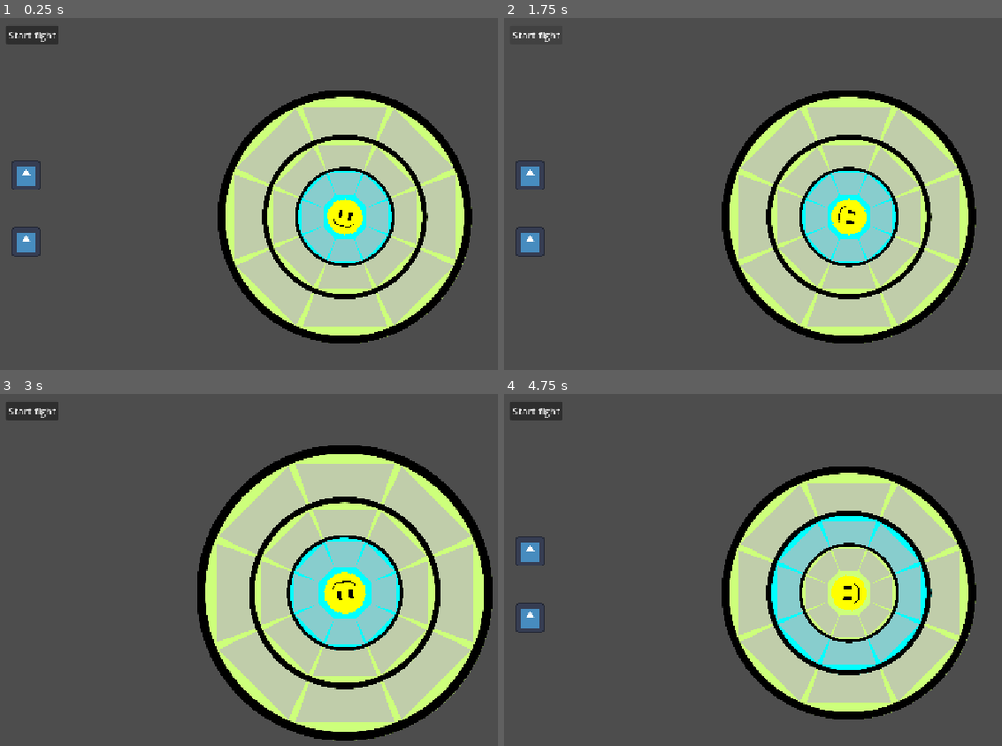
Above: before the commit, frames 1-4 (two rows, left to right).
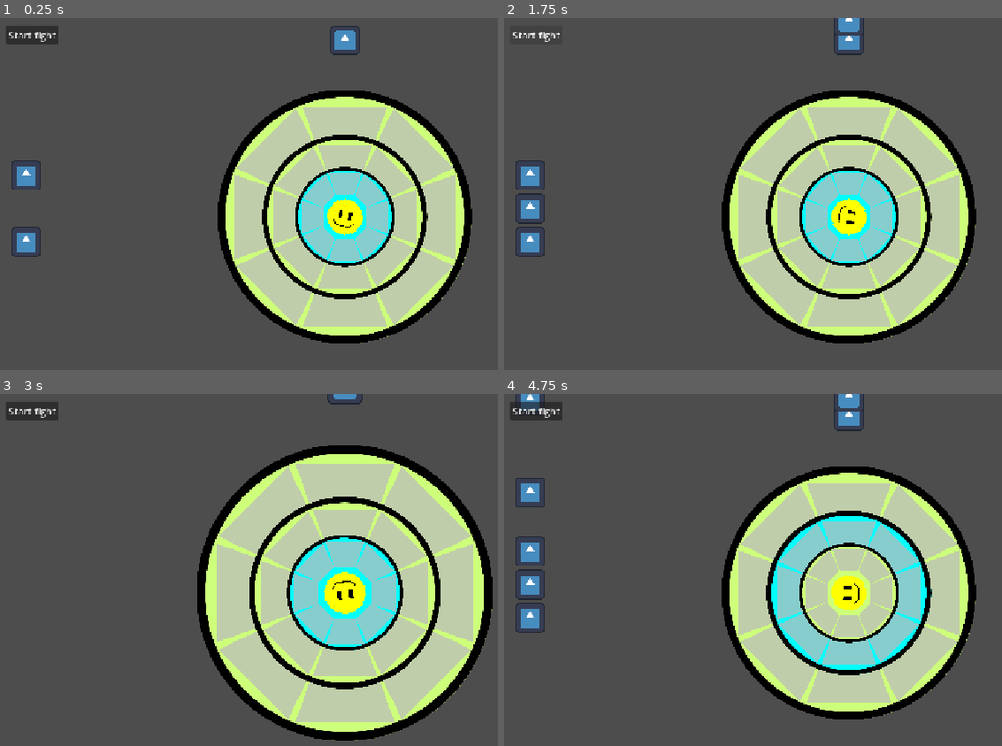
Above: after the commit, the same moments.

Repository: Xrainer101/around-the-bend
Game: Godot game, scene res://scenes/arena.tscn
Same seed, same stepped clock (60 frames per second), same inputs: the game is played once before the commit and once after it. The engine's default icon, where the game draws it, is replaced by a stand-in: a white triangle on a blue panel in a dark square.
Inputs (mouse positions are in pixels of both pictures, inside the frame that each line leads up to):
- Up to frame 1 (0.25 s): no input
- Up to frame 2 (1.75 s): click "Start fight" at 0.5 s; click "Start fight" at 1.25 s
- Up to frame 3 (3 s): move the mouse to (343, 496) at 2.02 s; press the mouse at (343, 496) at 2.03 s; hold D (rotate_right) 2.03-2.78 s; move the mouse to (413, 524) at 2.77 s; release the mouse at (413, 524) at 2.78 s; hold S (ring_down) from 2.78 s (still down); tap Mouse wheel up (zoom_in) at 2.85 s
- Up to frame 4 (4.75 s): tap Enter at 3.5 s; move the mouse to (962, 594) at 3.52 s; release S (ring_down) at 3.53 s; hold D (rotate_right) 3.53-4.28 s; hold Mouse wheel down (zoom_out) 3.53-4.28 s; move the mouse to (917, 661) at 4.27 s; hold W (ring_up) from 4.28 s (still down); click (917, 661) at 4.35 s

The runs differ from the first frame. In frame 1, 0.3% of the frame differs, in the area x 66-73%, y 2-11%; in frame 2, 0.7%; in frame 3, 0.1%; in frame 4, 1.1%, in the area x 2-73%, y 0-59%.

Commit message:
The shooting
title

Diff:
--- a/scenes/arena.tscn
+++ b/scenes/arena.tscn
@@ -7,6 +7,7 @@
 [ext_resource type="PackedScene" uid="uid://lxqiwbsdbbup" path="res://scenes/turrets/base_turret.tscn" id="5_7ft05"]
 [ext_resource type="Script" uid="uid://b7dx8uqr00dm6" path="res://scripts/start_fight_button.gd" id="6_4ag8t"]
 [ext_resource type="PackedScene" uid="uid://b1m5bm6plm3bh" path="res://scenes/turrets/base_shooting_turret.tscn" id="6_dpxgc"]
+[ext_resource type="PackedScene" uid="uid://cussdocwr6j46" path="res://scenes/base_enemy.tscn" id="8_oexds"]
 
 [node name="Arena" type="Node2D" unique_id=837838389]
 
@@ -46,4 +47,9 @@
 "
 script = ExtResource("6_4ag8t")
 
+[node name="Enemies" type="Node" parent="." unique_id=954252245]
+
+[node name="BaseEnemy" parent="Enemies" unique_id=1934793196 instance=ExtResource("8_oexds")]
+position = Vector2(0, -192)
+
 [connection signal="button_down" from="CanvasLayer/StartFightButton" to="CanvasLayer/StartFightButton" method="_on_button_down"]
--- /dev/null
+++ b/scenes/base_enemy.tscn
@@ -0,0 +1,28 @@
+[gd_scene format=3 uid="uid://cussdocwr6j46"]
+
+[ext_resource type="Texture2D" uid="uid://cj2elhhss0ti1" path="res://icon.svg" id="1_kegi0"]
+[ext_resource type="PackedScene" uid="uid://bonfeboeyasmh" path="res://scenes/components/health_component.tscn" id="2_64ljx"]
+[ext_resource type="PackedScene" uid="uid://b4i32yobvv2tf" path="res://scenes/components/hit_box_component.tscn" id="3_tonni"]
+[ext_resource type="PackedScene" uid="uid://7you2br3h6sl" path="res://scenes/components/attack_component.tscn" id="4_j4o54"]
+
+[sub_resource type="RectangleShape2D" id="RectangleShape2D_ab64n"]
+size = Vector2(30, 30)
+
+[node name="BaseEnemy" type="Node2D" unique_id=1934793196]
+
+[node name="Sprite2D" type="Sprite2D" parent="." unique_id=75049344]
+scale = Vector2(0.25, 0.25)
+texture = ExtResource("1_kegi0")
+
+[node name="HealthComponent" parent="." unique_id=1781517748 instance=ExtResource("2_64ljx")]
+max_health = 5
+
+[node name="HitBoxComponent" parent="." unique_id=1149855668 node_paths=PackedStringArray("health_component") instance=ExtResource("3_tonni")]
+health_component = NodePath("../HealthComponent")
+team = 1
+
+[node name="CollisionShape2D" type="CollisionShape2D" parent="HitBoxComponent" unique_id=1611327329]
+shape = SubResource("RectangleShape2D_ab64n")
+
+[node name="AttackComponent" parent="." unique_id=740832603 instance=ExtResource("4_j4o54")]
+team = 1
--- a/scenes/components/attack_component.tscn
+++ b/scenes/components/attack_component.tscn
@@ -1,6 +1,8 @@
 [gd_scene format=3 uid="uid://7you2br3h6sl"]
 
 [ext_resource type="Script" uid="uid://sbcqyy6tdckg" path="res://scripts/components/attack_component.gd" id="1_svtj4"]
+[ext_resource type="PackedScene" uid="uid://drnqc6mrcoxsl" path="res://scenes/projectiles/base_projectile.tscn" id="2_g34tn"]
 
 [node name="AttackComponent" type="Node2D" unique_id=740832603]
 script = ExtResource("1_svtj4")
+projectile = ExtResource("2_g34tn")
--- a/scenes/components/hit_box_component.tscn
+++ b/scenes/components/hit_box_component.tscn
@@ -4,3 +4,5 @@
 
 [node name="HitBoxComponent" type="Area2D" unique_id=1149855668]
 script = ExtResource("1_ofe5w")
+
+[connection signal="area_entered" from="." to="." method="_on_area_entered"]
--- a/scenes/projectiles/base_projectile.tscn
+++ b/scenes/projectiles/base_projectile.tscn
@@ -4,23 +4,18 @@
 [ext_resource type="Texture2D" uid="uid://cj2elhhss0ti1" path="res://icon.svg" id="2_msk2k"]
 
 [sub_resource type="RectangleShape2D" id="RectangleShape2D_ab64n"]
-size = Vector2(128, 128)
+size = Vector2(30, 30)
 
 [node name="BaseProjectile" type="Area2D" unique_id=1527939328]
 z_index = 5
 script = ExtResource("1_kg56o")
 
-[node name="LifeTimer" type="Timer" parent="." unique_id=658389198]
-wait_time = 2.0
-one_shot = true
-
 [node name="HitSound" type="AudioStreamPlayer2D" parent="." unique_id=1759267394]
 
 [node name="Sprite2D" type="Sprite2D" parent="." unique_id=1852683171]
+scale = Vector2(0.25, 0.25)
 texture = ExtResource("2_msk2k")
 
 [node name="CollisionShape2D" type="CollisionShape2D" parent="." unique_id=997901146]
 shape = SubResource("RectangleShape2D_ab64n")
 debug_color = Color(0.9999997, 0.011760003, 0.052573964, 0.41960785)
-
-[connection signal="timeout" from="LifeTimer" to="." method="_on_timer_timeout"]
--- a/scripts/components/attack_component.gd
+++ b/scripts/components/attack_component.gd
@@ -6,25 +6,34 @@
 @export var fire_rate : float = 1
 ## How many projectiles to shoot in one shot
 @export var multi_shot : int = 1
-## Spread of multishot projectiles
-@export var proj_spread_angle : float = 5
+## Spread of multishot projectiles (0 means projectiles fly straight)
+@export var proj_spread_angle : float = 0
 ## How many projectiles to burst fire (Example: Repeater burst fires 2 peas)
-@export var burst_fire_rate : int = 1
+@export var burst_fire : int = 1
+## Time in between burst_fire shots
+@export var burst_fire_rate : float = 0.1
 ## Sound that plays on every attack
 @export var attack_sound : AudioStreamPlayer2D
 ## Size of projectile pool
 @export var pool_size : int = 10
+## What team the projectile is on
+@export var team : GameManager.Team
+
 var fire_timer : float = 0
 
-
 var bullet_pool : Array[Projectile] = []
+var bullet_index : int = 0
 
 # Called when the node enters the scene tree for the first time.
 func _ready() -> void:
-	# for i in pool_size:
-		# var p : Projectile = projectile.instantiate()
-		# bullet_pool.append(p)
-		# p.reset_projectile()
+	for i in pool_size:
+		var p : Projectile = projectile.instantiate()
+		p.attack_component = self
+		p.team = p.attack_component.team
+		p.top_level = true
+		add_child(p)
+		bullet_pool.append(p)
+		p.reset_projectile()
 	pass
 
 # Called every frame. 'delta' is the elapsed time since the previous frame.
@@ -40,37 +49,26 @@
 	# print("Fire!")
 	if attack_sound:
 		attack_sound.play()
-	spawn_bullet()
-	for i in burst_fire_rate:
+
+	for i in burst_fire:
 		# To do: Follow tutorial to shoot bullets
+		var dir : Vector2 = Vector2.UP
+		var rad_angle : float = deg_to_rad(proj_spread_angle)
+		var angle : float = -rad_angle * multi_shot * 0.5
+
+		for j in multi_shot:
+			var p : Projectile = get_bullet_from_pool()
+			p.global_position = global_position
+			p.global_rotation = global_rotation + angle
+			p.move_dir = dir.rotated(global_rotation + angle)
+			p.visible = true
+			p.set_physics_process(true)
+			angle += rad_angle
 		pass
 	pass
 
-func spawn_bullet():
-	var proj : Projectile = pull_from_pool()
-	proj.global_position = global_position
-	print(proj.global_position)
-	print(global_position)
-
-func add_to_pool(proj : Projectile):
-	# print("Adding")
-	bullet_pool.append(projectile)
-	proj.set_process(false)
-	proj.set_physics_process(false)
-	proj.hide()
-
-func pull_from_pool() -> Projectile:
-	var proj : Projectile
-	if bullet_pool.is_empty():
-		print("Instantiating")
-		proj = projectile.instantiate()
-		proj.reparent(get_tree().root)
-		proj.attack_component = self
-	else:
-		print("Pulling")
-		proj = bullet_pool[0]
-		bullet_pool.remove_at(0)
-	proj.set_process(true)
-	proj.set_physics_process(true)
-	proj.show()
-	return proj
+func get_bullet_from_pool() -> Projectile:
+	print("Getting bullet")
+	var p : Projectile = bullet_pool[bullet_index]
+	bullet_index = wrapi(bullet_index + 1, 0, pool_size)
+	return p
--- a/scripts/components/hit_box_component.gd
+++ b/scripts/components/hit_box_component.gd
@@ -1,6 +1,7 @@
 class_name HitBoxComponent extends Area2D
 
 @export var health_component : HealthComponent
+@export var team : GameManager.Team
 
 # Called when the node enters the scene tree for the first time.
 func _ready() -> void:
@@ -14,3 +15,9 @@
 func damage(projectile : Projectile):
 	if health_component:
 		health_component.damage(projectile)
+
+
+# func _on_area_entered(area: Area2D) -> void:
+	# if area.team != team:
+		# damage(area)
+	# pass # Replace with function body.
--- a/scripts/game_manager.gd
+++ b/scripts/game_manager.gd
@@ -1,6 +1,7 @@
 extends Node
 
 enum GameState {SETUP, FIGHT, PAUSE}
+enum Team {PLAYER, ENEMY}
 @export var game_state: GameState
 
 # Called when the node enters the scene tree for the first time.
--- a/scripts/projectiles/projectile.gd
+++ b/scripts/projectiles/projectile.gd
@@ -1,31 +1,39 @@
 class_name Projectile extends Area2D
 
+## Damage done to enemies
 @export var damage : int = 5
-@export var speed : float = 25
+## Projectile speed
+@export var speed : float = 100
+## Direction fired
+@export var move_dir : Vector2 = Vector2.UP
+## How many enemies to pierce (0 = stops on first enemy hit)
 @export var pierce : int = 0
-@export var life_time : float = 2
+## How far the projectile flies before giving up and dying
+@export var max_dist : float = 1500
+## An explosion to spawn when projectile dies
 @export var explosion : PackedScene
 
-@onready var timer: Timer = $LifeTimer
+## Sound to play when hitting something
 @onready var hit_sound: AudioStreamPlayer2D = $HitSound
 
 var attack_component : AttackComponent
-var time_active : float = 0
+var dist_moved : float = 0
+var team : GameManager.Team
 
 # Called when the node enters the scene tree for the first time.
 func _ready() -> void:
-	timer.wait_time = life_time
 	pass # Replace with function body.
 
-
-# Called every frame. 'delta' is the elapsed time since the previous frame.
-func _process(delta: float) -> void:
-	move_local_y(-1 * speed * delta)
-	pass
+func _physics_process(delta: float) -> void:
+	var new_pos : Vector2 = position + move_dir * delta * speed
+	dist_moved += position.distance_to(new_pos)
+	position = new_pos
+	if dist_moved > max_dist:
+		reset_projectile()
 
 func reset_projectile():
+	print("Reset")
+	dist_moved = 0
 	visible = false
 	set_process(false)
-
-func _on_timer_timeout() -> void:
-	attack_component.add_to_pool(self)
+	set_physics_process(false)
Not shown, added: builds/web/index.apple-touch-icon.png.import
Not shown, added: builds/web/index.icon.png.import
Not shown, added: builds/web/index.png.import
Not shown, added: export_presets.cfg
Not shown, added: builds/AtBweb.zip
Not shown, added: builds/web/index.apple-touch-icon.png
Not shown, added: builds/web/index.audio.position.worklet.js
Not shown, added: builds/web/index.audio.worklet.js
Not shown, added: builds/web/index.html
Not shown, added: builds/web/index.icon.png
Not shown, added: builds/web/index.js
Not shown, added: builds/web/index.pck
(and 2 more such lines)
